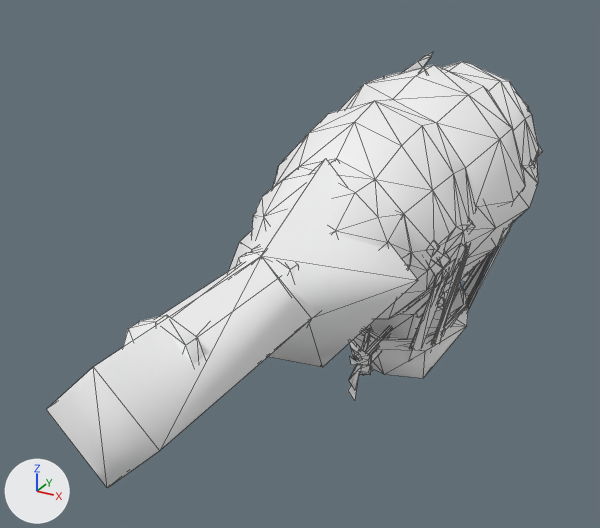
Renders of the glTF model docs/models/weapons/w06/145.glb from each side of a commit.
Camera for both pictures: a camera (50 mm lens) standing at (0.565, -1.424, 0.328) and looking at (-0.145, -0.133, -0.318). Lighting does not change. The marker at lower left points along +X, +Y and +Z. The first picture is the older version. Mesh edges are drawn as thin lines. Vertices at exactly the same position are counted once.

Names of what the first picture shows: 'Group[0]', 'Group[100]', 'Group[1]', 'Group[2]'.
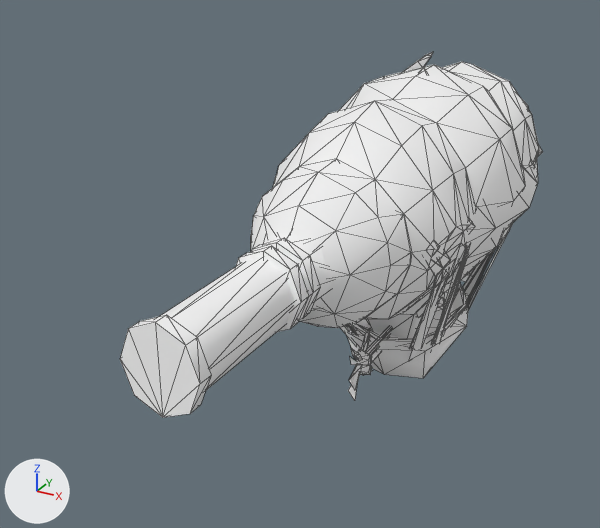
Location of each change, [x1, y1, x2, y2] in pixels of the pictures (600 x 528 px):
'Group[1]', reshaped (21% narrower, 23% shorter)
    before: [46, 247, 317, 488]
    after: [120, 232, 333, 418]
'Group[2]', reshaped (15% narrower, 19% shorter)
    before: [229, 158, 418, 367]
    after: [251, 159, 412, 328]
part 1 of me_group_1, deleted
    before: [46, 257, 317, 488]
part 2 of me_group_2, deleted
    before: [229, 158, 418, 367]

The change, as a list of edits to the scene's bpy script:
```text
Change me_group_1:
    used by ob_group_1; location = (0.0, 0.0, 0.0)
    remove me_group_1.from_pydata(...)  # 84 vertices, 134 faces; spans x -0.104..0.076, y -0.845..-0.348, z -0.338..-0.112
    add me_group_1.from_pydata(...)  # 72 vertices, 116 faces; spans x -0.104..0.068, y -0.727..-0.348, z -0.295..-0.118
    me_group_1 part 1: the loose piece of 12 vertices spanning x -0.095..0.076, y -0.845..-0.398, z -0.338..-0.112 is deleted
Change me_group_2:
    used by ob_group_2; location = (0.0, 0.0, 0.0)
    remove me_group_2.from_pydata(...)  # 65 vertices, 108 faces; spans x -0.175..0.156, y -0.494..-0.239, z -0.425..-0.045
    remove me_group_2.materials.append(mat_xfb_0__m00_lbg145_bm)  # white #ffffff
    add me_group_2.from_pydata(...)  # 57 vertices, 98 faces; spans x -0.157..0.121, y -0.43..-0.239, z -0.355..-0.061
    me_group_2 part 2: the loose piece of 8 vertices spanning x -0.175..0.156, y -0.494..-0.296, z -0.425..-0.045 is deleted
```
